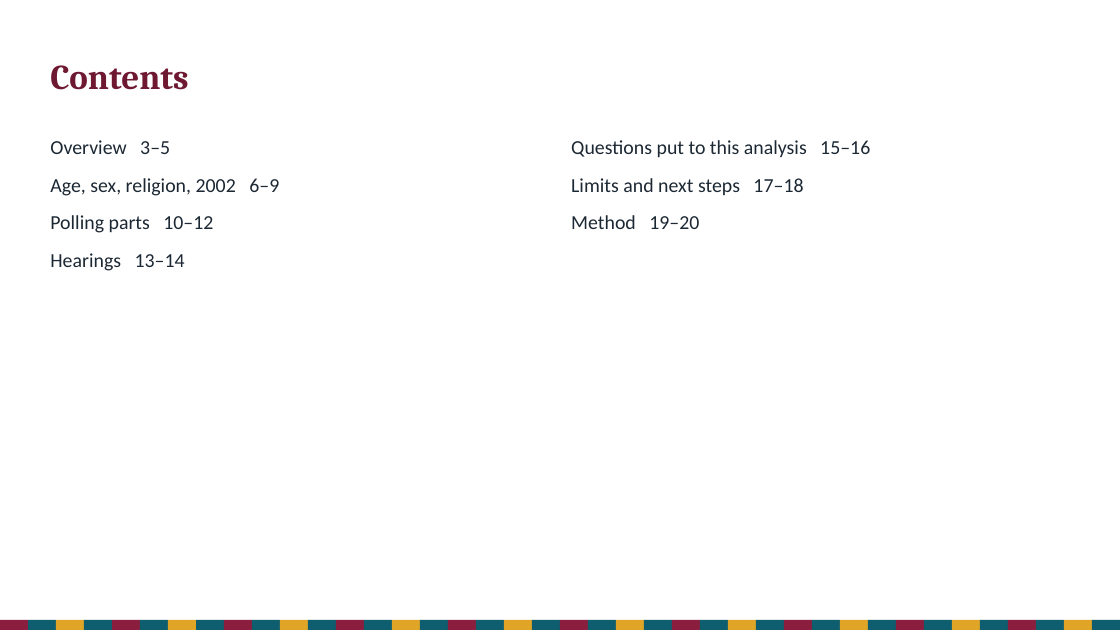
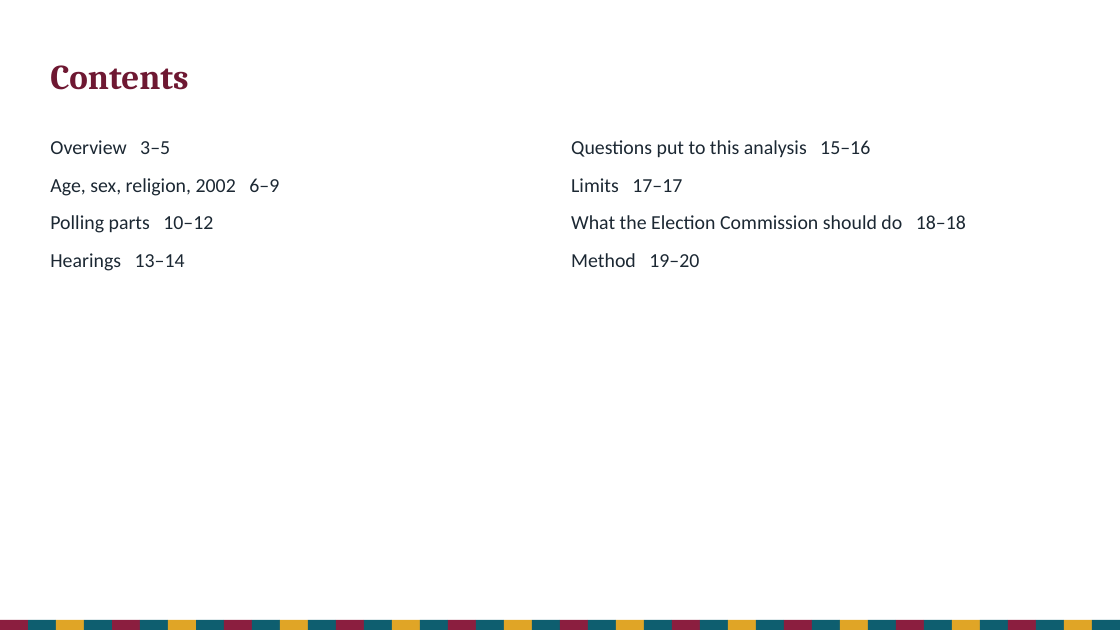
Before and after one commit to Varnasr/INDIA-DATA, a slide deck: slide 2 of reports/hyderabad-old-city-sir-2026-deck.pptx. Drawn at 1120x630 pixels with LibreOffice and Linux fonts; fonts in the diff are those of the drawing. Boxes give left, top, right and bottom in pixels: in the first picture for what was removed or moved away, otherwise in the second. Text is boxed around its words. In the diff, an @@ line names an element or a change of style, - is before the commit and + after.

```diff
--- a/reports/hyderabad-old-city-sir-2026-deck.pptx
+++ b/reports/hyderabad-old-city-sir-2026-deck.pptx
@@ text at box(571, 178, 966, 229): text changed @@
-Limits and next steps 17–18
+Limits 17–17
+What the Election Commission should do 18–18
```
Also in this commit, not shown: 4 other slides changed, 51 other files.
